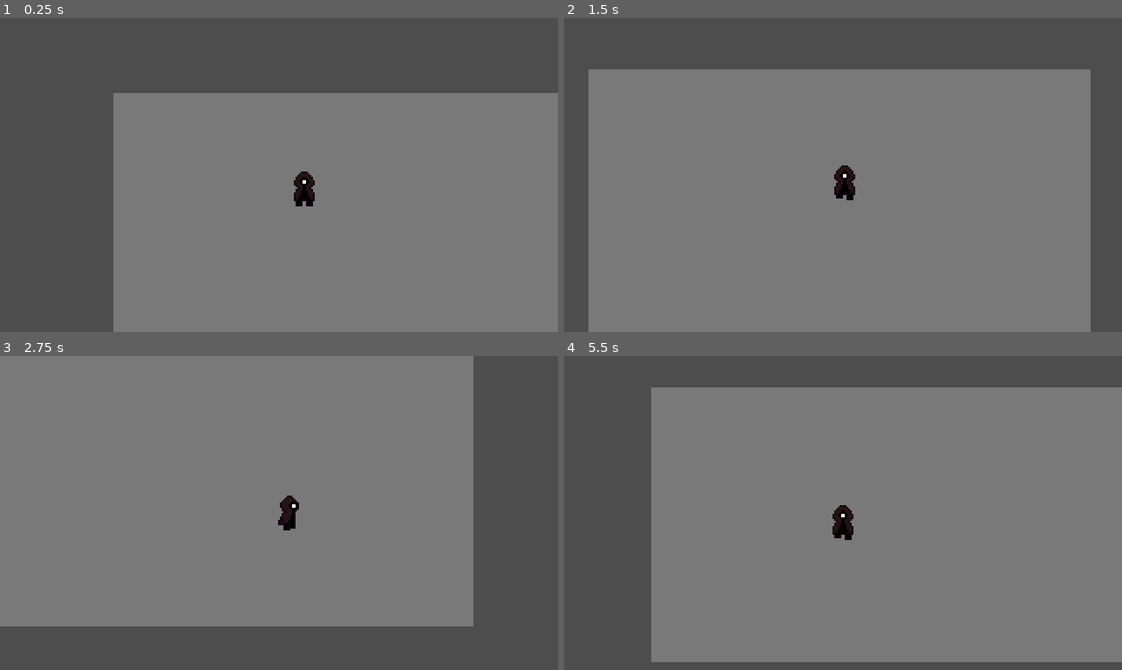
Above: before the commit, frames 1-4 (two rows, left to right).
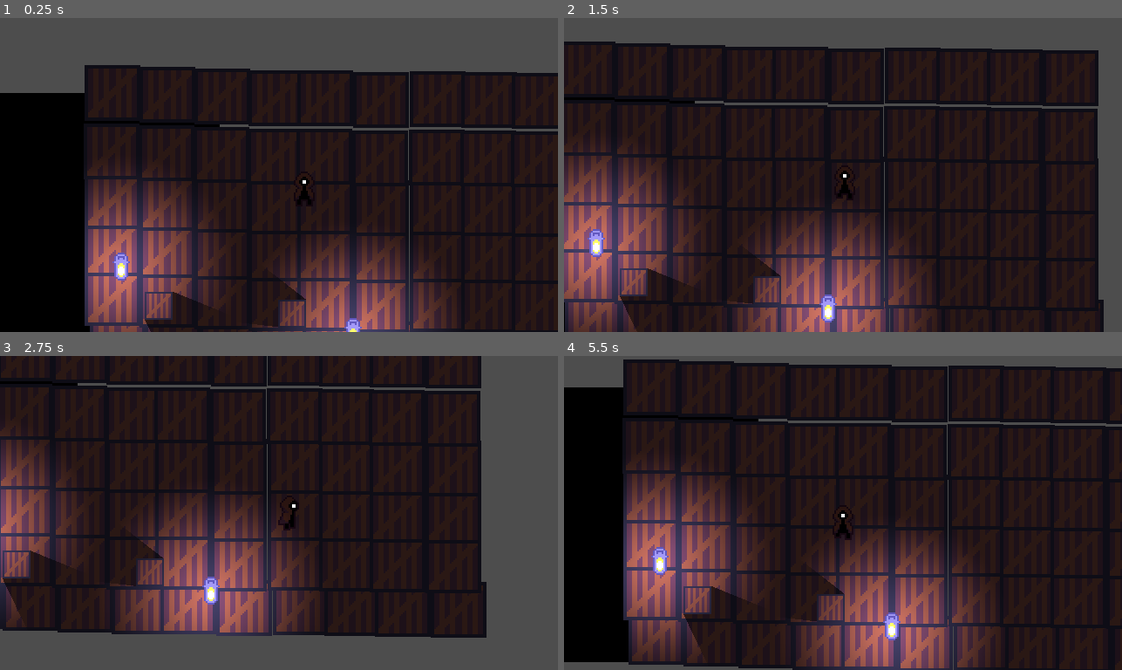
Above: after the commit, the same moments.

Repository: Pokehunter88/Snuffwick
Game: Godot game, scene res://Scenes/test_scene.tscn
Two runs of this game, one before a commit and one after it. Both use one fixed random seed, a clock stepped at 60 frames per second and the inputs below.
Inputs:
- Up to frame 1 (0.25 s): no input
- Up to frame 2 (1.5 s): hold D (move_right) 0.53-1.28 s; hold S (move_down) from 1.28 s (still down)
- Up to frame 3 (2.75 s): release S (move_down) at 2.03 s; hold D (move_right) from 2.03 s (still down)
- Up to frame 4 (5.5 s): release D (move_right) at 2.78 s; hold W (move_up) 2.78-3.53 s; hold A (move_left) 3.53-5.03 s; hold S (move_down) from 5.03 s (still down)

The runs differ from the first frame. In frame 1, 82% of the frame differs, in the area x 0-100%, y 15-100%; in frame 2, 87%; in frame 3, 76%; in frame 4, 95%, in the area x 0-100%, y 1-100%.

Commit message:
started on lighting and made a lantern and box

Diff:
--- a/Scenes/test_scene.tscn
+++ b/Scenes/test_scene.tscn
@@ -1,17 +1,326 @@
 [gd_scene format=3 uid="uid://ctxnm1j4iwp46"]
 
+[ext_resource type="Script" uid="uid://dd847kv7nalmk" path="res://scripts/light_manager.gd" id="1_7ddre"]
 [ext_resource type="PackedScene" uid="uid://be8qbmt0fe144" path="res://scenes/player.tscn" id="1_g7g4h"]
 [ext_resource type="Script" uid="uid://co6ub37ujgp7h" path="res://scripts/camera_2d.gd" id="2_j8ivh"]
+[ext_resource type="Texture2D" uid="uid://d0348vvxsec4n" path="res://textures/box.png" id="3_nd71p"]
+[ext_resource type="PackedScene" uid="uid://c65cih18k7ukf" path="res://scenes/box.tscn" id="5_qjeyg"]
+[ext_resource type="PackedScene" uid="uid://da20mm4sgn47y" path="res://scenes/lantern.tscn" id="6_3qnke"]
 
 [sub_resource type="QuadMesh" id="QuadMesh_hss5h"]
 
 [node name="TestScene" type="Node2D" unique_id=1878217991]
 
+[node name="LightManager" type="Node2D" parent="." unique_id=1999644385]
+unique_name_in_owner = true
+script = ExtResource("1_7ddre")
+
 [node name="Background" type="MeshInstance2D" parent="." unique_id=690905591]
-modulate = Color(0.47397572, 0.47397572, 0.47397572, 1)
-position = Vector2(317, 181.00002)
+modulate = Color(0, 0, 0, 1)
+position = Vector2(-137, 181)
 scale = Vector2(576.80524, 314.8416)
 mesh = SubResource("QuadMesh_hss5h")
+
+[node name="BoxBackground" type="Sprite2D" parent="." unique_id=1215318450]
+self_modulate = Color(0.41568628, 0.41568628, 0.41568628, 1)
+position = Vector2(34, 309)
+scale = Vector2(2, 2)
+texture = ExtResource("3_nd71p")
+
+[node name="Box2" type="Sprite2D" parent="BoxBackground" unique_id=1202786233]
+modulate = Color(0.41568628, 0.41568628, 0.41568628, 1)
+position = Vector2(31.5, 1)
+texture = ExtResource("3_nd71p")
+
+[node name="Box3" type="Sprite2D" parent="BoxBackground" unique_id=578176844]
+modulate = Color(0.41725737, 0.4172574, 0.41725737, 1)
+position = Vector2(63, 2)
+texture = ExtResource("3_nd71p")
+
+[node name="Box4" type="Sprite2D" parent="BoxBackground" unique_id=72599859]
+modulate = Color(0.41725737, 0.4172574, 0.41725737, 1)
+position = Vector2(94, 3)
+texture = ExtResource("3_nd71p")
+
+[node name="Box5" type="Sprite2D" parent="BoxBackground" unique_id=1382977361]
+modulate = Color(0.41725737, 0.4172574, 0.41725737, 1)
+position = Vector2(122, 3)
+texture = ExtResource("3_nd71p")
+
+[node name="Box6" type="Sprite2D" parent="BoxBackground" unique_id=1356298929]
+modulate = Color(0.41725737, 0.4172574, 0.41725737, 1)
+position = Vector2(154, 4)
+texture = ExtResource("3_nd71p")
+
+[node name="Box7" type="Sprite2D" parent="BoxBackground" unique_id=116901799]
+modulate = Color(0.41725737, 0.4172574, 0.41725737, 1)
+position = Vector2(186.5, 3.5)
+texture = ExtResource("3_nd71p")
+
+[node name="Box8" type="Sprite2D" parent="BoxBackground" unique_id=1611101169]
+modulate = Color(0.41725737, 0.4172574, 0.41725737, 1)
+position = Vector2(216, 4)
+texture = ExtResource("3_nd71p")
+
+[node name="Box9" type="Sprite2D" parent="BoxBackground" unique_id=3557617]
+modulate = Color(0.41725737, 0.4172574, 0.41725737, 1)
+position = Vector2(245, 4.5)
+texture = ExtResource("3_nd71p")
+
+[node name="Box10" type="Sprite2D" parent="BoxBackground" unique_id=309343814]
+modulate = Color(0.41725737, 0.4172574, 0.41725737, 1)
+position = Vector2(277, 5)
+texture = ExtResource("3_nd71p")
+
+[node name="Box11" type="Sprite2D" parent="BoxBackground" unique_id=1164715541]
+modulate = Color(0.41725737, 0.4172574, 0.41725737, 1)
+position = Vector2(-3, -25.5)
+texture = ExtResource("3_nd71p")
+
+[node name="Box12" type="Sprite2D" parent="BoxBackground" unique_id=836992573]
+modulate = Color(0.41725737, 0.4172574, 0.41725737, 1)
+position = Vector2(28.5, -24.5)
+texture = ExtResource("3_nd71p")
+
+[node name="Box13" type="Sprite2D" parent="BoxBackground" unique_id=558475394]
+modulate = Color(0.41725737, 0.4172574, 0.41725737, 1)
+position = Vector2(60, -23.5)
+texture = ExtResource("3_nd71p")
+
+[node name="Box14" type="Sprite2D" parent="BoxBackground" unique_id=1170387732]
+modulate = Color(0.41725737, 0.4172574, 0.41725737, 1)
+position = Vector2(91, -22.5)
+texture = ExtResource("3_nd71p")
+
+[node name="Box15" type="Sprite2D" parent="BoxBackground" unique_id=1637452752]
+modulate = Color(0.41725737, 0.4172574, 0.41725737, 1)
+position = Vector2(119, -22.5)
+texture = ExtResource("3_nd71p")
+
+[node name="Box16" type="Sprite2D" parent="BoxBackground" unique_id=747473568]
+modulate = Color(0.41725737, 0.4172574, 0.41725737, 1)
+position = Vector2(151, -21.5)
+texture = ExtResource("3_nd71p")
+
+[node name="Box17" type="Sprite2D" parent="BoxBackground" unique_id=1366367040]
+modulate = Color(0.41725737, 0.4172574, 0.41725737, 1)
+position = Vector2(183.5, -22)
+texture = ExtResource("3_nd71p")
+
+[node name="Box18" type="Sprite2D" parent="BoxBackground" unique_id=2010851754]
+modulate = Color(0.41725737, 0.4172574, 0.41725737, 1)
+position = Vector2(213, -21.5)
+texture = ExtResource("3_nd71p")
+
+[node name="Box19" type="Sprite2D" parent="BoxBackground" unique_id=1684518456]
+modulate = Color(0.41725737, 0.4172574, 0.41725737, 1)
+position = Vector2(242, -21)
+texture = ExtResource("3_nd71p")
+
+[node name="Box20" type="Sprite2D" parent="BoxBackground" unique_id=331108976]
+modulate = Color(0.41725737, 0.4172574, 0.41725737, 1)
+position = Vector2(274, -20.5)
+texture = ExtResource("3_nd71p")
+
+[node name="Box21" type="Sprite2D" parent="BoxBackground" unique_id=274561613]
+modulate = Color(0.41725737, 0.4172574, 0.41725737, 1)
+position = Vector2(-3, -54)
+texture = ExtResource("3_nd71p")
+
+[node name="Box22" type="Sprite2D" parent="BoxBackground" unique_id=1898384109]
+modulate = Color(0.41725737, 0.4172574, 0.41725737, 1)
+position = Vector2(28.5, -53)
+texture = ExtResource("3_nd71p")
+
+[node name="Box23" type="Sprite2D" parent="BoxBackground" unique_id=2104240594]
+modulate = Color(0.41725737, 0.4172574, 0.41725737, 1)
+position = Vector2(60, -52)
+texture = ExtResource("3_nd71p")
+
+[node name="Box24" type="Sprite2D" parent="BoxBackground" unique_id=999174509]
+modulate = Color(0.41725737, 0.4172574, 0.41725737, 1)
+position = Vector2(91, -51)
+texture = ExtResource("3_nd71p")
+
+[node name="Box25" type="Sprite2D" parent="BoxBackground" unique_id=949560034]
+modulate = Color(0.41725737, 0.4172574, 0.41725737, 1)
+position = Vector2(119, -51)
+texture = ExtResource("3_nd71p")
+
+[node name="Box26" type="Sprite2D" parent="BoxBackground" unique_id=1241024408]
+modulate = Color(0.41725737, 0.4172574, 0.41725737, 1)
+position = Vector2(151, -50)
+texture = ExtResource("3_nd71p")
+
+[node name="Box27" type="Sprite2D" parent="BoxBackground" unique_id=850998400]
+modulate = Color(0.41725737, 0.4172574, 0.41725737, 1)
+position = Vector2(183.5, -50.5)
+texture = ExtResource("3_nd71p")
+
+[node name="Box28" type="Sprite2D" parent="BoxBackground" unique_id=899386384]
+modulate = Color(0.41725737, 0.4172574, 0.41725737, 1)
+position = Vector2(213, -50)
+texture = ExtResource("3_nd71p")
+
+[node name="Box29" type="Sprite2D" parent="BoxBackground" unique_id=997561606]
+modulate = Color(0.41725737, 0.4172574, 0.41725737, 1)
+position = Vector2(242, -49.5)
+texture = ExtResource("3_nd71p")
+
+[node name="Box30" type="Sprite2D" parent="BoxBackground" unique_id=1071216115]
+modulate = Color(0.41725737, 0.4172574, 0.41725737, 1)
+position = Vector2(274, -49)
+texture = ExtResource("3_nd71p")
+
+[node name="Box31" type="Sprite2D" parent="BoxBackground" unique_id=1677516477]
+modulate = Color(0.41725737, 0.4172574, 0.41725737, 1)
+position = Vector2(-3, -81)
+texture = ExtResource("3_nd71p")
+
+[node name="Box32" type="Sprite2D" parent="BoxBackground" unique_id=1384320433]
+modulate = Color(0.41725737, 0.4172574, 0.41725737, 1)
+position = Vector2(28.5, -80)
+texture = ExtResource("3_nd71p")
+
+[node name="Box33" type="Sprite2D" parent="BoxBackground" unique_id=1175495084]
+modulate = Color(0.41725737, 0.4172574, 0.41725737, 1)
+position = Vector2(60, -79)
+texture = ExtResource("3_nd71p")
+
+[node name="Box34" type="Sprite2D" parent="BoxBackground" unique_id=1369214571]
+modulate = Color(0.41725737, 0.4172574, 0.41725737, 1)
+position = Vector2(91, -78)
+texture = ExtResource("3_nd71p")
+
+[node name="Box35" type="Sprite2D" parent="BoxBackground" unique_id=1333826366]
+modulate = Color(0.41725737, 0.4172574, 0.41725737, 1)
+position = Vector2(119, -78)
+texture = ExtResource("3_nd71p")
+
+[node name="Box36" type="Sprite2D" parent="BoxBackground" unique_id=2086371528]
+modulate = Color(0.41725737, 0.4172574, 0.41725737, 1)
+position = Vector2(151, -77)
+texture = ExtResource("3_nd71p")
+
+[node name="Box37" type="Sprite2D" parent="BoxBackground" unique_id=2075560299]
+modulate = Color(0.41725737, 0.4172574, 0.41725737, 1)
+position = Vector2(183.5, -77.5)
+texture = ExtResource("3_nd71p")
+
+[node name="Box38" type="Sprite2D" parent="BoxBackground" unique_id=825951425]
+modulate = Color(0.41725737, 0.4172574, 0.41725737, 1)
+position = Vector2(213, -77)
+texture = ExtResource("3_nd71p")
+
+[node name="Box39" type="Sprite2D" parent="BoxBackground" unique_id=914093928]
+modulate = Color(0.41725737, 0.4172574, 0.41725737, 1)
+position = Vector2(242, -76.5)
+texture = ExtResource("3_nd71p")
+
+[node name="Box40" type="Sprite2D" parent="BoxBackground" unique_id=1274888955]
+modulate = Color(0.41725737, 0.4172574, 0.41725737, 1)
+position = Vector2(274, -76)
+texture = ExtResource("3_nd71p")
+
+[node name="Box41" type="Sprite2D" parent="BoxBackground" unique_id=317540562]
+modulate = Color(0.41725737, 0.4172574, 0.41725737, 1)
+position = Vector2(-3.5, -109.5)
+texture = ExtResource("3_nd71p")
+
+[node name="Box42" type="Sprite2D" parent="BoxBackground" unique_id=639711646]
+modulate = Color(0.41725737, 0.4172574, 0.41725737, 1)
+position = Vector2(28, -108.5)
+texture = ExtResource("3_nd71p")
+
+[node name="Box43" type="Sprite2D" parent="BoxBackground" unique_id=2011376173]
+modulate = Color(0.41725737, 0.4172574, 0.41725737, 1)
+position = Vector2(59.5, -107.5)
+texture = ExtResource("3_nd71p")
+
+[node name="Box44" type="Sprite2D" parent="BoxBackground" unique_id=1691726514]
+modulate = Color(0.41725737, 0.4172574, 0.41725737, 1)
+position = Vector2(90.5, -106.5)
+texture = ExtResource("3_nd71p")
+
+[node name="Box45" type="Sprite2D" parent="BoxBackground" unique_id=1505209563]
+modulate = Color(0.41725737, 0.4172574, 0.41725737, 1)
+position = Vector2(118.5, -106.5)
+texture = ExtResource("3_nd71p")
+
+[node name="Box46" type="Sprite2D" parent="BoxBackground" unique_id=2038392703]
+modulate = Color(0.41725737, 0.4172574, 0.41725737, 1)
+position = Vector2(150.5, -105.5)
+texture = ExtResource("3_nd71p")
+
+[node name="Box47" type="Sprite2D" parent="BoxBackground" unique_id=1371369475]
+modulate = Color(0.41725737, 0.4172574, 0.41725737, 1)
+position = Vector2(183, -106)
+texture = ExtResource("3_nd71p")
+
+[node name="Box48" type="Sprite2D" parent="BoxBackground" unique_id=504699175]
+modulate = Color(0.41725737, 0.4172574, 0.41725737, 1)
+position = Vector2(212.5, -105.5)
+texture = ExtResource("3_nd71p")
+
+[node name="Box49" type="Sprite2D" parent="BoxBackground" unique_id=506082013]
+modulate = Color(0.41725737, 0.4172574, 0.41725737, 1)
+position = Vector2(241.5, -105)
+texture = ExtResource("3_nd71p")
+
+[node name="Box50" type="Sprite2D" parent="BoxBackground" unique_id=929919297]
+modulate = Color(0.41725737, 0.4172574, 0.41725737, 1)
+position = Vector2(273.5, -104.5)
+texture = ExtResource("3_nd71p")
+
+[node name="Box51" type="Sprite2D" parent="BoxBackground" unique_id=1278341872]
+modulate = Color(0.41725737, 0.4172574, 0.41725737, 1)
+position = Vector2(-3, -143)
+texture = ExtResource("3_nd71p")
+
+[node name="Box52" type="Sprite2D" parent="BoxBackground" unique_id=198918144]
+modulate = Color(0.41725737, 0.4172574, 0.41725737, 1)
+position = Vector2(28.5, -142)
+texture = ExtResource("3_nd71p")
+
+[node name="Box53" type="Sprite2D" parent="BoxBackground" unique_id=503544338]
+modulate = Color(0.41725737, 0.4172574, 0.41725737, 1)
+position = Vector2(60, -141)
+texture = ExtResource("3_nd71p")
+
+[node name="Box54" type="Sprite2D" parent="BoxBackground" unique_id=1609763955]
+modulate = Color(0.41725737, 0.4172574, 0.41725737, 1)
+position = Vector2(91, -140)
+texture = ExtResource("3_nd71p")
+
+[node name="Box55" type="Sprite2D" parent="BoxBackground" unique_id=125045641]
+modulate = Color(0.41725737, 0.4172574, 0.41725737, 1)
+position = Vector2(119, -140)
+texture = ExtResource("3_nd71p")
+
+[node name="Box56" type="Sprite2D" parent="BoxBackground" unique_id=1919561989]
+modulate = Color(0.41725737, 0.4172574, 0.41725737, 1)
+position = Vector2(151, -139)
+texture = ExtResource("3_nd71p")
+
+[node name="Box57" type="Sprite2D" parent="BoxBackground" unique_id=1185183986]
+modulate = Color(0.41725737, 0.4172574, 0.41725737, 1)
+position = Vector2(183.5, -139.5)
+texture = ExtResource("3_nd71p")
+
+[node name="Box58" type="Sprite2D" parent="BoxBackground" unique_id=488953214]
+modulate = Color(0.41725737, 0.4172574, 0.41725737, 1)
+position = Vector2(213, -139)
+texture = ExtResource("3_nd71p")
+
+[node name="Box59" type="Sprite2D" parent="BoxBackground" unique_id=2007688094]
+modulate = Color(0.41725737, 0.4172574, 0.41725737, 1)
+position = Vector2(242, -138.5)
+texture = ExtResource("3_nd71p")
+
+[node name="Box60" type="Sprite2D" parent="BoxBackground" unique_id=652995360]
+modulate = Color(0.41725737, 0.4172574, 0.41725737, 1)
+position = Vector2(274, -138)
+texture = ExtResource("3_nd71p")
 
 [node name="Player" parent="." unique_id=1043669616 instance=ExtResource("1_g7g4h")]
 position = Vector2(248, 133)
@@ -20,3 +329,15 @@
 script = ExtResource("2_j8ivh")
 player = NodePath("../Player")
 speed = 8.0
+
+[node name="Box" parent="." unique_id=2055934493 instance=ExtResource("5_qjeyg")]
+position = Vector2(234, 276)
+
+[node name="Box2" parent="." unique_id=171029661 instance=ExtResource("5_qjeyg")]
+position = Vector2(81, 267)
+
+[node name="Lantern" parent="." unique_id=634575434 instance=ExtResource("6_3qnke")]
+position = Vector2(38, 222)
+
+[node name="Lantern2" parent="." unique_id=47171040 instance=ExtResource("6_3qnke")]
+position = Vector2(304, 297)
--- a/project.godot
+++ b/project.godot
@@ -10,7 +10,7 @@
 
 [application]
 
-config/name="New Game Project"
+config/name="Snuffwick"
 run/main_scene="uid://ctxnm1j4iwp46"
 config/features=PackedStringArray("4.7", "GL Compatibility")
 config/icon="res://icon.svg"
--- /dev/null
+++ b/scenes/box.tscn
@@ -0,0 +1,22 @@
+[gd_scene format=3 uid="uid://c65cih18k7ukf"]
+
+[ext_resource type="Texture2D" uid="uid://d0348vvxsec4n" path="res://textures/box.png" id="1_3inec"]
+
+[sub_resource type="OccluderPolygon2D" id="OccluderPolygon2D_bcvot"]
+polygon = PackedVector2Array(16, -16, 16, 16, -16, 16, -16, -16)
+
+[sub_resource type="RectangleShape2D" id="RectangleShape2D_bcvot"]
+size = Vector2(32, 32)
+
+[node name="Box" type="Sprite2D" unique_id=2055934493]
+modulate = Color(0.41568628, 0.41568628, 0.41568628, 1)
+light_mask = 2
+texture = ExtResource("1_3inec")
+
+[node name="LightOccluder2D" type="LightOccluder2D" parent="." unique_id=414743158]
+occluder = SubResource("OccluderPolygon2D_bcvot")
+
+[node name="StaticBody2D" type="StaticBody2D" parent="." unique_id=1476180840]
+
+[node name="CollisionShape2D" type="CollisionShape2D" parent="StaticBody2D" unique_id=688237078]
+shape = SubResource("RectangleShape2D_bcvot")
--- /dev/null
+++ b/scenes/lantern.tscn
@@ -0,0 +1,31 @@
+[gd_scene format=3 uid="uid://da20mm4sgn47y"]
+
+[ext_resource type="Texture2D" uid="uid://bysivpdfcrhme" path="res://textures/lantern.png" id="1_hhuhv"]
+
+[sub_resource type="Gradient" id="Gradient_j8ivh"]
+interpolation_mode = 2
+colors = PackedColorArray(1, 1, 1, 1, 0, 0, 0, 1)
+
+[sub_resource type="GradientTexture2D" id="GradientTexture2D_uxgnm"]
+gradient = SubResource("Gradient_j8ivh")
+fill = 1
+fill_from = Vector2(0.5, 0.5)
+fill_to = Vector2(0.8000001, 0.20000002)
+
+[node name="Lantern" type="Sprite2D" unique_id=634575434]
+scale = Vector2(2, 2)
+texture = ExtResource("1_hhuhv")
+
+[node name="MainLight" type="PointLight2D" parent="." unique_id=1924854014 groups=["light_sources"]]
+position = Vector2(0, 2.5)
+scale = Vector2(0.5, 0.5)
+energy = 4.0
+shadow_enabled = true
+texture = SubResource("GradientTexture2D_uxgnm")
+texture_scale = 5.03
+
+[node name="ObjectLight" type="PointLight2D" parent="MainLight" unique_id=761793948]
+energy = 4.0
+range_item_cull_mask = 2
+texture = SubResource("GradientTexture2D_uxgnm")
+texture_scale = 5.03
--- a/scenes/player.tscn
+++ b/scenes/player.tscn
@@ -2,6 +2,10 @@
 
 [ext_resource type="Texture2D" uid="uid://cjivag0yxngar" path="res://textures/player.png" id="1_3vyb7"]
 [ext_resource type="Script" uid="uid://c3ubxpp10k6x6" path="res://scripts/player.gd" id="1_g2els"]
+
+[sub_resource type="CapsuleShape2D" id="CapsuleShape2D_bcvot"]
+radius = 12.0
+height = 40.0
 
 [sub_resource type="AtlasTexture" id="AtlasTexture_3dogw"]
 atlas = ExtResource("1_3vyb7")
@@ -144,7 +148,15 @@
 "texture": SubResource("AtlasTexture_g2els")
 }],
 "loop": 1,
-"name": &"turn",
+"name": &"turn_left",
+"speed": 10.0
+}, {
+"frames": [{
+"duration": 1.0,
+"texture": SubResource("AtlasTexture_g2els")
+}],
+"loop": 1,
+"name": &"turn_right",
 "speed": 10.0
 }, {
 "frames": [{
@@ -170,19 +182,15 @@
 "speed": 5.0
 }]
 
-[sub_resource type="CapsuleShape2D" id="CapsuleShape2D_bcvot"]
-radius = 12.0
-height = 40.0
-
 [node name="Player" type="CharacterBody2D" unique_id=1043669616]
 script = ExtResource("1_g2els")
+
+[node name="CollisionShape2D" type="CollisionShape2D" parent="." unique_id=367555360]
+shape = SubResource("CapsuleShape2D_bcvot")
 
 [node name="PlayerSprite" type="AnimatedSprite2D" parent="." unique_id=2101245179]
 scale = Vector2(2, 2)
 sprite_frames = SubResource("SpriteFrames_g2els")
-animation = &"down_walk"
-
-[node name="CollisionShape2D" type="CollisionShape2D" parent="." unique_id=367555360]
-shape = SubResource("CapsuleShape2D_bcvot")
+animation = &"turn_left"
 
 [connection signal="animation_looped" from="PlayerSprite" to="." method="_on_player_sprite_animation_looped"]
--- /dev/null
+++ b/scripts/light_manager.gd
@@ -0,0 +1,8 @@
+extends Node2D
+
+var light_sources
+
+func _ready() -> void:
+	light_sources = get_tree().get_nodes_in_group("light_sources")
+
+	print(light_sources)
--- a/scripts/player.gd
+++ b/scripts/player.gd
@@ -34,13 +34,13 @@
 		if abs(velocity.x) > abs(velocity.y):
 			if velocity.x > 0:
 				if player_sprite.animation.contains("left"):
-					player_sprite.play("turn")
-				elif player_sprite.animation != "turn" or turn:
+					player_sprite.play("turn_right")
+				elif !player_sprite.animation.contains("turn")  or turn:
 					player_sprite.play("right_walk")
 			else:
 				if player_sprite.animation.contains("right"):
-					player_sprite.play("turn")
-				elif player_sprite.animation != "turn" or turn:
+					player_sprite.play("turn_left")
+				elif !player_sprite.animation.contains("turn") or turn:
 					player_sprite.play("left_walk")
 		else:
 			if velocity.y > 0:
@@ -60,7 +60,7 @@
 
 func _on_player_sprite_animation_looped() -> void:
 	var finished_animation = player_sprite.animation
-	if finished_animation == "turn":
+	if finished_animation.contains("turn"):
 		_turn_animation(true)
 
 #func _on_hitbox_body_entered(body: Node2D) -> void:
Binary file added: assets/lantern.aseprite
Not shown, added: scripts/light_manager.gd.uid
Binary file added: textures/box.png
Not shown, added: textures/box.png.import
Binary file added: textures/lantern.png
Not shown, added: textures/lantern.png.import
